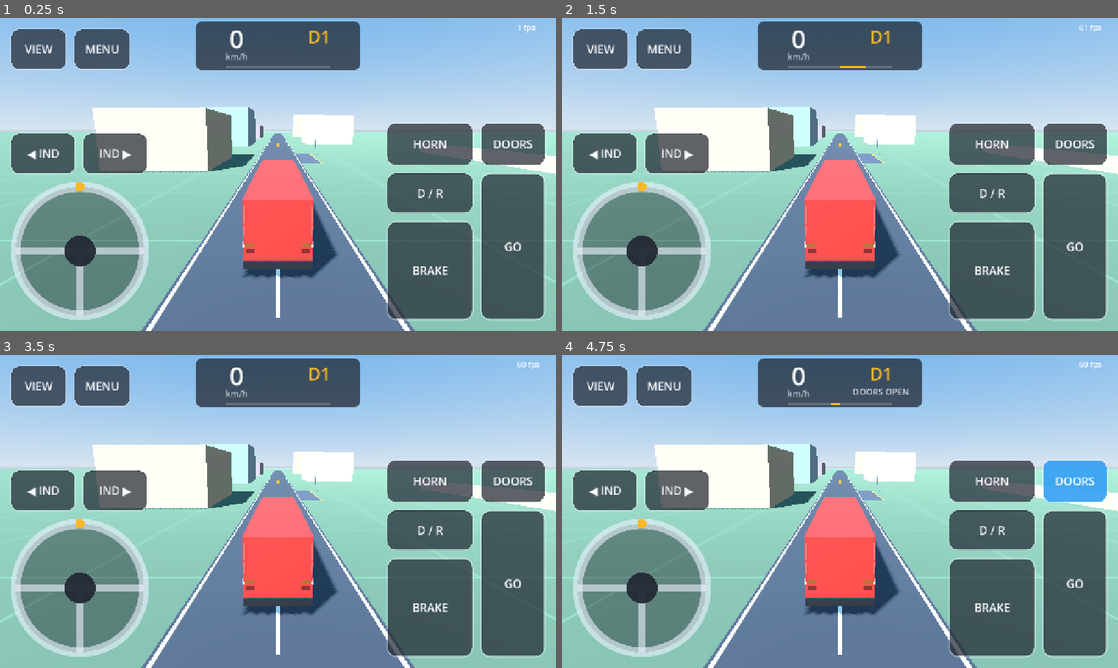
Above: before the commit, frames 1-4 (two rows, left to right).
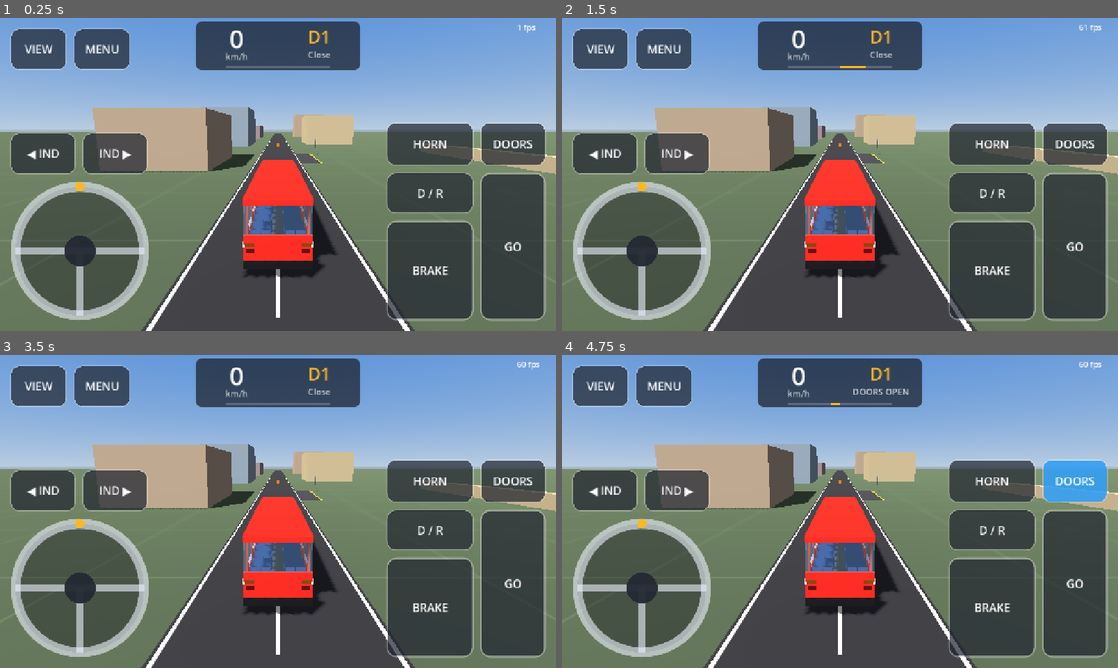
Above: after the commit, the same moments.

Repository: farestagegames/buseta
Game: Godot game, scene res://scenes/test/test_drive.tscn
The game is run twice, just before and just after one commit, with the same random seed, the same clock (stepped at 60 frames per second) and the same inputs.
Inputs (mouse positions are in pixels of both pictures, inside the frame that each line leads up to):
- Up to frame 1 (0.25 s): no input
- Up to frame 2 (1.5 s): tap Enter at 0.5 s; move the mouse to (962, 158) at 0.52 s; hold D 0.53-1.25 s; hold Shift 0.53-1.25 s; click (962, 158) at 0.67 s; tap Space at 0.77, 1.25 s; drag from (728, 190) to (812, 237) at 1.27 s
- Up to frame 3 (3.5 s): tap Enter at 2 s; move the mouse to (333, 442) at 2.02 s; hold D 2.03-2.75 s; tap Ctrl at 2.1 s; tap Space at 2.75 s; drag from (250, 574) to (111, 464) at 2.77 s
- Up to frame 4 (4.75 s): tap Enter at 3.5 s; move the mouse to (1006, 558) at 3.52 s; hold A 3.53-4.25 s; tap F at 3.6 s; tap Space at 3.77, 4.25 s; drag from (673, 464) to (756, 433) at 4.27 s

The runs differ from the first frame. In frame 1, 88% of the frame differs, in the area x 0-100%, y 0-100%; in frame 2, 88%; in frame 3, 88%; in frame 4, 87%.

Commit message:
Fix lighting, cockpit sightlines and gauge status text
Co-Authored-By: Claude Opus 5.5 <noreply@anthropic.com>

Diff:
--- a/scenes/test/test_drive.tscn
+++ b/scenes/test/test_drive.tscn
@@ -19,9 +19,11 @@
 [sub_resource type="Environment" id="environment"]
 background_mode = 2
 sky = SubResource("sky")
-ambient_light_source = 3
-ambient_light_energy = 0.8
-tonemap_mode = 2
+ambient_light_source = 2
+ambient_light_color = Color(0.72, 0.74, 0.78, 1)
+ambient_light_energy = 0.55
+reflected_light_source = 1
+tonemap_mode = 0
 
 [node name="TestDrive" type="Node3D"]
 
@@ -30,7 +32,8 @@
 
 [node name="Sun" type="DirectionalLight3D" parent="."]
 transform = Transform3D(0.8, 0.45, -0.39, 0, 0.66, 0.75, 0.6, -0.6, 0.52, 0, 30, 0)
-light_energy = 1.1
+light_color = Color(1, 0.97, 0.9, 1)
+light_energy = 0.75
 shadow_enabled = true
 directional_shadow_mode = 0
 directional_shadow_max_distance = 70.0
--- a/scripts/camera/camera_rig.gd
+++ b/scripts/camera/camera_rig.gd
@@ -32,7 +32,7 @@
 	GameEvents.camera_cycle_requested.connect(next_view)
 	GameEvents.bus_telemetry_updated.connect(func(data: BusTelemetry) -> void: _steer_angle = data.steer_angle)
 	GameEvents.reset_requested.connect(func() -> void: _follow_heading = _bus.rotation.y)
-	_announce_view()
+	_announce_view.call_deferred() # After every listener in the scene is ready.
 
 
 func next_view() -> void:
--- a/scripts/ui/drive_hud.gd
+++ b/scripts/ui/drive_hud.gd
@@ -13,6 +13,7 @@
 var left_button: TouchButton
 var right_button: TouchButton
 var settings_panel: SettingsPanel
+var gauge: HudGauge
 
 var _controls: Control
 var _tilt_hint: Label
@@ -39,7 +40,7 @@
 	_build_pedals()
 	_build_buttons()
 
-	var gauge := HudGauge.new()
+	gauge = HudGauge.new()
 	_place(gauge, Vector2(0.5, 0.0), Vector2(-190.0, 8.0), Vector2(380.0, 112.0))
 	root.add_child(gauge)
 
--- a/scripts/ui/hud_gauge.gd
+++ b/scripts/ui/hud_gauge.gd
@@ -6,7 +6,8 @@
 
 var _speed_kmh: int = 0
 var _gear_text: String = "D1"
-var _status: String = ""
+var _view_name: String = ""
+var _doors_open: bool = false
 var _steer_share: float = 0.0
 var _style := StyleBoxFlat.new()
 
@@ -19,18 +20,27 @@
 
 func _ready() -> void:
 	GameEvents.bus_telemetry_updated.connect(_on_telemetry)
-	GameEvents.camera_view_changed.connect(func(view: String) -> void: _status = view)
+	GameEvents.camera_view_changed.connect(_on_view_changed)
+
+
+func status_text() -> String:
+	return "DOORS OPEN" if _doors_open else _view_name
+
+
+func _on_view_changed(view: String) -> void:
+	_view_name = view
+	queue_redraw()
 
 
 func _on_telemetry(data: BusTelemetry) -> void:
 	var kmh := roundi(absf(data.speed) * METRES_PER_SECOND_TO_KMH)
 	var gear := "R" if data.is_reverse else "D%d" % data.gear
-	var status := "DOORS OPEN" if not data.doors_closed else _status.split(" |")[0]
+	var doors_open := not data.doors_closed
 	var steer := clampf(data.steer_angle / 0.66, -1.0, 1.0)
-	if kmh != _speed_kmh or gear != _gear_text or status != _status or not is_equal_approx(steer, _steer_share):
+	if kmh != _speed_kmh or gear != _gear_text or doors_open != _doors_open or not is_equal_approx(steer, _steer_share):
 		_speed_kmh = kmh
 		_gear_text = gear
-		_status = status
+		_doors_open = doors_open
 		_steer_share = steer
 		queue_redraw()
 
@@ -41,7 +51,7 @@
 	draw_string(font, Vector2(0.0, 62.0), str(_speed_kmh), HORIZONTAL_ALIGNMENT_CENTER, size.x * 0.5, 58, Color.WHITE)
 	draw_string(font, Vector2(0.0, 88.0), "km/h", HORIZONTAL_ALIGNMENT_CENTER, size.x * 0.5, 20, Color(1, 1, 1, 0.7))
 	draw_string(font, Vector2(size.x * 0.5, 50.0), _gear_text, HORIZONTAL_ALIGNMENT_CENTER, size.x * 0.5, 40, Color(0.98, 0.72, 0.15))
-	draw_string(font, Vector2(size.x * 0.5, 84.0), _status, HORIZONTAL_ALIGNMENT_CENTER, size.x * 0.5, 20, Color(1, 1, 1, 0.8))
+	draw_string(font, Vector2(size.x * 0.5, 84.0), status_text(), HORIZONTAL_ALIGNMENT_CENTER, size.x * 0.5, 20, Color(1, 1, 1, 0.8))
 	var bar_y := size.y - 8.0
 	var mid := size.x / 2.0
 	draw_line(Vector2(mid - 120.0, bar_y), Vector2(mid + 120.0, bar_y), Color(1, 1, 1, 0.2), 5.0)
--- a/scripts/vehicle/bus_visual.gd
+++ b/scripts/vehicle/bus_visual.gd
@@ -85,7 +85,7 @@
 	# Roof, floor, and solid ends.
 	b.box(Vector3(0.0, spec.body_height - 0.11, mid_z), Vector3(spec.body_width, 0.22, length), paint)
 	b.box(Vector3(0.0, FLOOR_Y, mid_z), Vector3(spec.body_width - 0.1, 0.06, length - 0.1), TRIM)
-	b.box(Vector3(0.0, (SKIRT_BOTTOM + _top_y) / 2.0, _rear_z - 0.04), Vector3(spec.body_width, _top_y - SKIRT_BOTTOM, 0.08), paint)
+	b.box(Vector3(0.0, (SKIRT_BOTTOM + 1.65) / 2.0, _rear_z - 0.04), Vector3(spec.body_width, 1.65 - SKIRT_BOTTOM, 0.08), paint)
 	b.box(Vector3(0.0, (SKIRT_BOTTOM + 1.15) / 2.0, _front_z + 0.04), Vector3(spec.body_width, 1.15 - SKIRT_BOTTOM, 0.08), paint)
 
 	# Lower side panels, with the door gap left open on the door side.
@@ -101,9 +101,9 @@
 		for side: float in [-1.0, 1.0]:
 			b.box(Vector3(side * wall_x, (BELT_Y + _top_y) / 2.0, z), Vector3(0.09, _top_y - BELT_Y, 0.14), paint)
 		z += 1.9
-	for z_pillar: float in [_front_z + 0.06, _door_near_z]:
-		for side: float in [-1.0, 1.0]:
-			b.box(Vector3(side * wall_x, (BELT_Y + _top_y) / 2.0, z_pillar), Vector3(0.09, _top_y - BELT_Y, 0.14), paint)
+	for side: float in [-1.0, 1.0]:
+		b.box(Vector3(side * wall_x, (BELT_Y + _top_y) / 2.0, _front_z + 0.05), Vector3(0.09, _top_y - BELT_Y, 0.1), paint)
+	b.box(Vector3(signf(door_x) * wall_x, (BELT_Y + _top_y) / 2.0, _door_near_z), Vector3(0.09, _top_y - BELT_Y, 0.14), paint)
 
 	# Bumpers, destination board, headlamps, wheel arches.
 	b.box(Vector3(0.0, 0.52, _front_z - 0.03), Vector3(spec.body_width + 0.02, 0.26, 0.1), DARK)
@@ -145,6 +145,8 @@
 	b.box(Vector3(signf(door_x) * pane_x, band_y, (_front_z + _door_near_z) / 2.0), Vector3(0.03, band_height, _door_near_z - _front_z), tint)
 	b.box(Vector3(0.0, (1.15 + _top_y) / 2.0, _front_z + 0.05), Vector3(spec.body_width - 0.1, _top_y - 1.15, 0.03), tint)
 
+	b.box(Vector3(0.0, (1.65 + _top_y) / 2.0, _rear_z - 0.05), Vector3(spec.body_width - 0.1, _top_y - 1.65, 0.03), tint)
+
 	var material := StandardMaterial3D.new()
 	material.vertex_color_use_as_albedo = true
 	material.transparency = BaseMaterial3D.TRANSPARENCY_ALPHA
@@ -159,14 +161,14 @@
 	var x := spec.driver_seat_x
 	var b := LowPolyBuilder.new()
 	b.box(Vector3(0.0, 1.05, _front_z + 0.42), Vector3(spec.body_width - 0.15, 0.2, 0.7), TRIM)
-	b.box(Vector3(x, 0.72, _front_z + 2.0), Vector3(0.55, 0.5, 0.5), DARK)
-	b.box(Vector3(x, 1.3, _front_z + 2.25), Vector3(0.55, 0.9, 0.1), DARK)
+	b.box(Vector3(x, 0.72, _front_z + 1.75), Vector3(0.55, 0.5, 0.5), DARK)
+	b.box(Vector3(x, 1.3, _front_z + 2.0), Vector3(0.55, 0.9, 0.1), DARK)
 	var dash := MeshInstance3D.new()
 	dash.mesh = b.build(LowPolyBuilder.vertex_colour_material())
 	_body.add_child(dash)
 
 	var tilt := Node3D.new()
-	tilt.position = Vector3(x, 1.38, _front_z + 1.12)
+	tilt.position = Vector3(x, 1.38, _front_z + 0.9)
 	tilt.rotation.x = deg_to_rad(55.0)
 	_body.add_child(tilt)
 	_steering_wheel = Node3D.new()
@@ -188,7 +190,7 @@
 	_steering_wheel.add_child(spoke)
 
 	cockpit_anchor = Node3D.new()
-	cockpit_anchor.position = Vector3(x, 2.0, _front_z + 1.95)
+	cockpit_anchor.position = Vector3(x, 2.0, _front_z + 1.6)
 	_body.add_child(cockpit_anchor)
 
 
--- a/test/integration/test_drive_scene.gd
+++ b/test/integration/test_drive_scene.gd
@@ -104,6 +104,21 @@
 	assert_between(local.y, 1.0, bus.spec.body_height)
 
 
+func test_gauge_shows_the_current_camera_view() -> void:
+	GameEvents.camera_cycle_requested.emit()
+	assert_eq(hud.gauge.status_text(), "Far")
+
+
+func test_gauge_door_warning_clears_when_doors_close() -> void:
+	GameEvents.door_toggle_requested.emit()
+	await wait_physics_frames(2)
+	assert_eq(hud.gauge.status_text(), "DOORS OPEN")
+	bus.doors.open_amount = 0.01
+	GameEvents.door_toggle_requested.emit()
+	await wait_physics_frames(3)
+	assert_eq(hud.gauge.status_text(), "Close")
+
+
 func test_hud_shows_the_control_for_each_steering_mode() -> void:
 	assert_true(hud.wheel.visible)
 	GameSettings.steering_mode = SteeringMapper.Mode.BUTTONS
--- a/tools/screenshot_runner.gd
+++ b/tools/screenshot_runner.gd
@@ -60,4 +60,4 @@
 	var image := get_viewport().get_texture().get_image()
 	var path := ProjectSettings.globalize_path("res://tools/screens/%s.png" % shot_name)
 	image.save_png(path)
-	print("saved ", shot_name)
+	print("saved ", shot_name, " fps=", Engine.get_frames_per_second())
Not shown, changed: tools/test.sh
